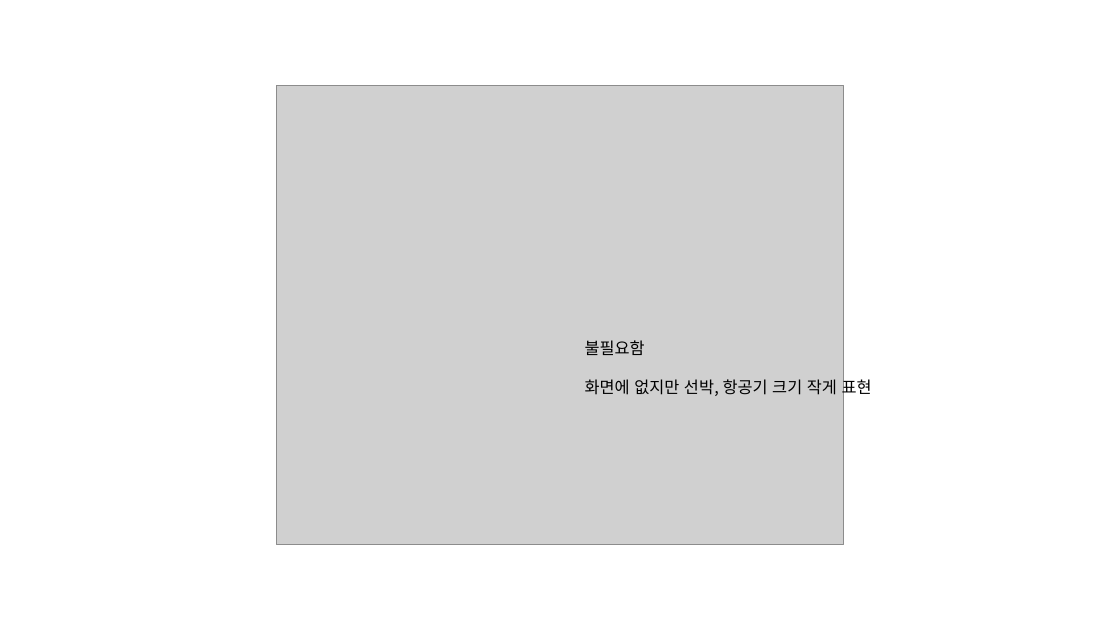
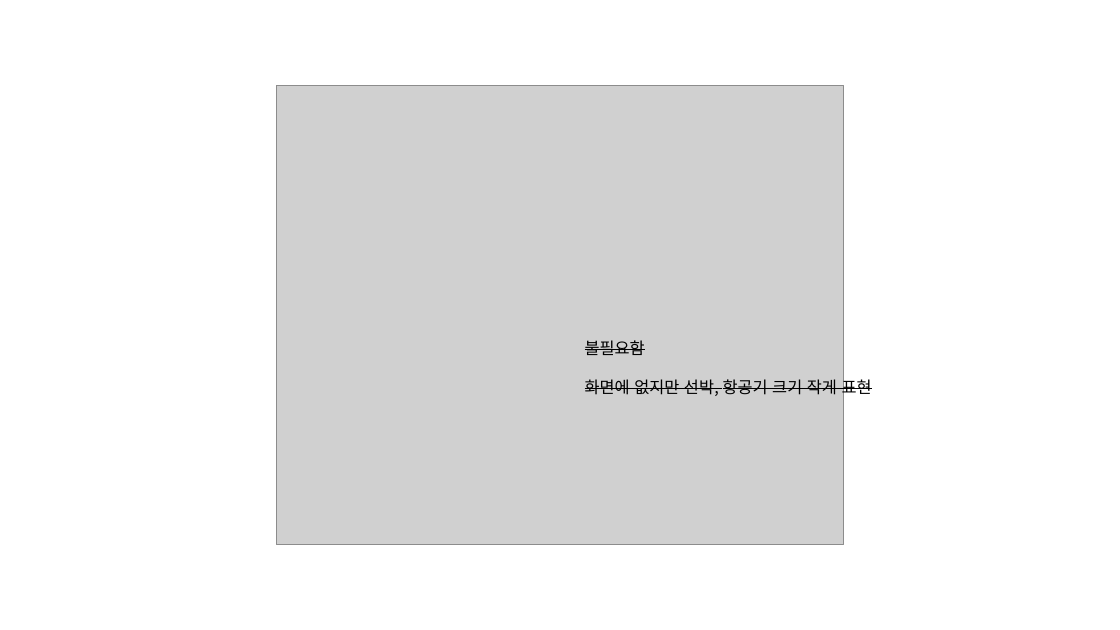
Before and after one commit to linkitapps/highcharts-demos, a slide deck: slide 3 of work/맵 수정사항.pptx. Drawn at 1120x630 pixels with LibreOffice and Linux fonts; fonts in the diff are those of the drawing; grey boxes stand for pictures. Boxes give left, top, right and bottom in pixels: in the first picture for what was removed or moved away, otherwise in the second. Text is boxed around its words. In the diff, an @@ line names an element or a change of style, - is before the commit and + after.

```diff
--- a/work/맵 수정사항.pptx
+++ b/work/맵 수정사항.pptx
@@ text "불필요함" at [585, 340, 872, 398]: strikethrough on @@
```
Also in this commit, not shown: 3 other slides changed.
